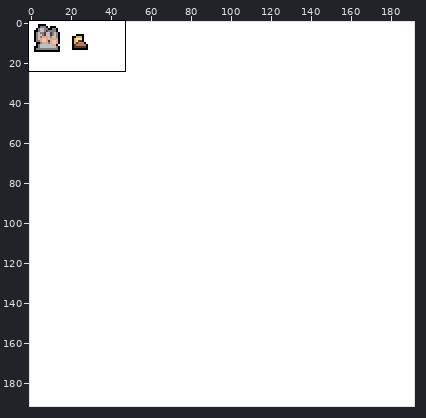
One commit to this sprite sheet: Assets/Textures/Originals/SoldierSprites.png. Above, an overview of the earlier version with the close-up marked.
Close-up. Earlier state:
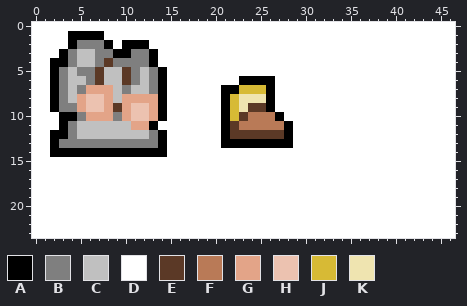
The file is 192x192 pixels. Colours within 5 levels of each other are drawn and written as one. Shown: x 0..46, y 0..23.
Palette (. is transparent): A #000000  B #7f7f7f  C #c0c0c0  D #ffffff  E #5b3926  F #b97a57  G #e3a488  H #ecc2b0  J #d7ba35  K #efe4b0
Pixels before, first column x 0:
 0 DDDDDDDDDDDDDDDDDDDDDDDDDDDDDDDDDDDDDDDDDDDDDDD
 1 DDDDAAAADDDDDDDDDDDDDDDDDDDDDDDDDDDDDDDDDDDDDDD
 2 DDDDABBBADAAADDDDDDDDDDDDDDDDDDDDDDDDDDDDDDDDDD
 3 DDDABCCBBAABBADDDDDDDDDDDDDDDDDDDDDDDDDDDDDDDDD
 4 DDAABCCBEBBBBADDDDDDDDDDDDDDDDDDDDDDDDDDDDDDDDD
 5 DDABCBBECCEBCBADDDDDDDDDDDDDDDDDDDDDDDDDDDDDDDD
 6 DDABCCBECCEBCBADDDDDDDDAAAADDDDDDDDDDDDDDDDDDDD
 7 DDABCBGGGCBCCBADDDDDDAAJJJADDDDDDDDDDDDDDDDDDDD
 8 DDABCGHHGCGGGGADDDDDDAJKKKADDDDDDDDDDDDDDDDDDDD
 9 DDABBGHHGEGHHGADDDDDDAJKEEADDDDDDDDDDDDDDDDDDDD
10 DDDAABGGGBGHHGADDDDDDAJEFFFADDDDDDDDDDDDDDDDDDD
11 DDDABCCCCCCGGADDDDDDDAEFFFFFADDDDDDDDDDDDDDDDDD
12 DDAABCCCCCCCCBADDDDDDAEEEEEEADDDDDDDDDDDDDDDDDD
13 DDABBBBBBBBBBBADDDDDDAAAAAAAADDDDDDDDDDDDDDDDDD
14 DDAAAAAAAAAAAAADDDDDDDDDDDDDDDDDDDDDDDDDDDDDDDD
15 DDDDDDDDDDDDDDDDDDDDDDDDDDDDDDDDDDDDDDDDDDDDDDD
16 DDDDDDDDDDDDDDDDDDDDDDDDDDDDDDDDDDDDDDDDDDDDDDD
17 DDDDDDDDDDDDDDDDDDDDDDDDDDDDDDDDDDDDDDDDDDDDDDD
18 DDDDDDDDDDDDDDDDDDDDDDDDDDDDDDDDDDDDDDDDDDDDDDD
19 DDDDDDDDDDDDDDDDDDDDDDDDDDDDDDDDDDDDDDDDDDDDDDD
20 DDDDDDDDDDDDDDDDDDDDDDDDDDDDDDDDDDDDDDDDDDDDDDD
21 DDDDDDDDDDDDDDDDDDDDDDDDDDDDDDDDDDDDDDDDDDDDDDD
22 DDDDDDDDDDDDDDDDDDDDDDDDDDDDDDDDDDDDDDDDDDDDDDD
23 DDDDDDDDDDDDDDDDDDDDDDDDDDDDDDDDDDDDDDDDDDDDDDD
After the commit:
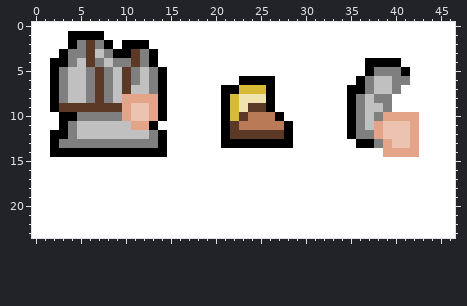
Author's note on the commit: Added weapon spritesheet. Added weapon graphic to soldier sprite
The exact change:
{"y":2,"x":6,"old":"B","new":"E"}
{"y":3,"x":5,"old":"CCB","new":"BEC"}
{"y":3,"x":11,"old":"B","new":"E"}
{"y":4,"x":6,"old":"C","new":"E"}
{"y":4,"x":8,"old":"E","new":"C"}
{"y":4,"x":11,"old":"B","new":"E"}
{"y":4,"x":37,"old":"DDDD","new":"AAAA"}
{"y":5,"x":5,"old":"B","new":"C"}
{"y":5,"x":8,"old":"C","new":"B"}
{"y":5,"x":37,"old":"DDDDD","new":"ABBBA"}
{"y":6,"x":8,"old":"C","new":"B"}
{"y":6,"x":36,"old":"DDDDDD","new":"ABCCBB"}
{"y":7,"x":5,"old":"BGGG","new":"CBEB"}
{"y":7,"x":10,"old":"B","new":"E"}
{"y":7,"x":35,"old":"DDDDDD","new":"AABCCB"}
{"y":8,"x":5,"old":"GHHG","new":"CBEB"}
{"y":8,"x":35,"old":"DDDDD","new":"ABCBB"}
{"y":9,"x":3,"old":"BBGHHG","new":"EEEEEE"}
{"y":9,"x":35,"old":"DDDDD","new":"ABCCB"}
{"y":10,"x":6,"old":"GGG","new":"BBB"}
{"y":10,"x":35,"old":"DDDDDDDD","new":"ABCBGGGG"}
{"y":11,"x":35,"old":"DDDDDDDD","new":"ABCGHHHG"}
{"y":12,"x":35,"old":"DDDDDDDD","new":"ABBGHHHG"}
{"y":13,"x":36,"old":"DDDDDDD","new":"AABGHHG"}
{"y":14,"x":39,"old":"DDDD","new":"GGGG"}
